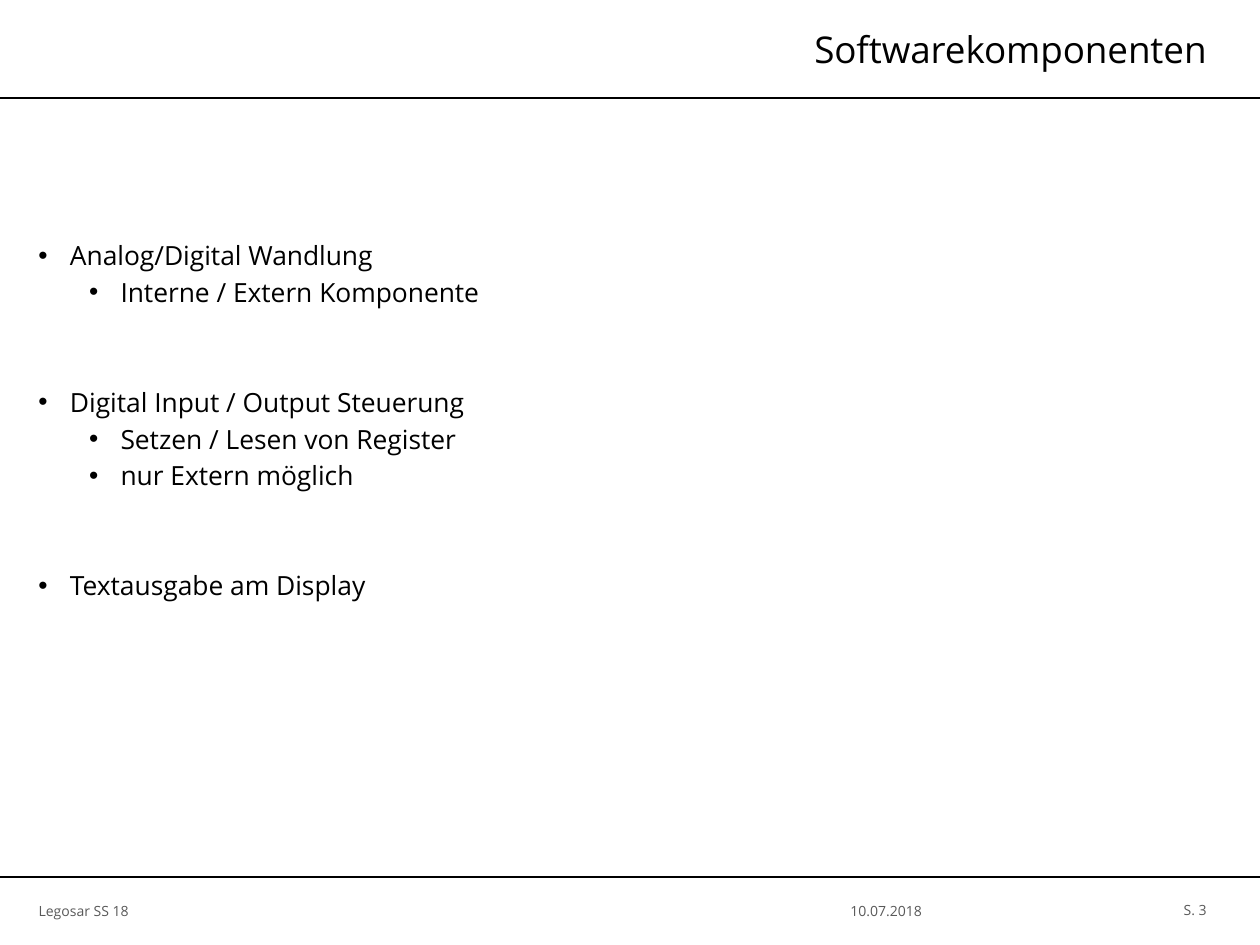
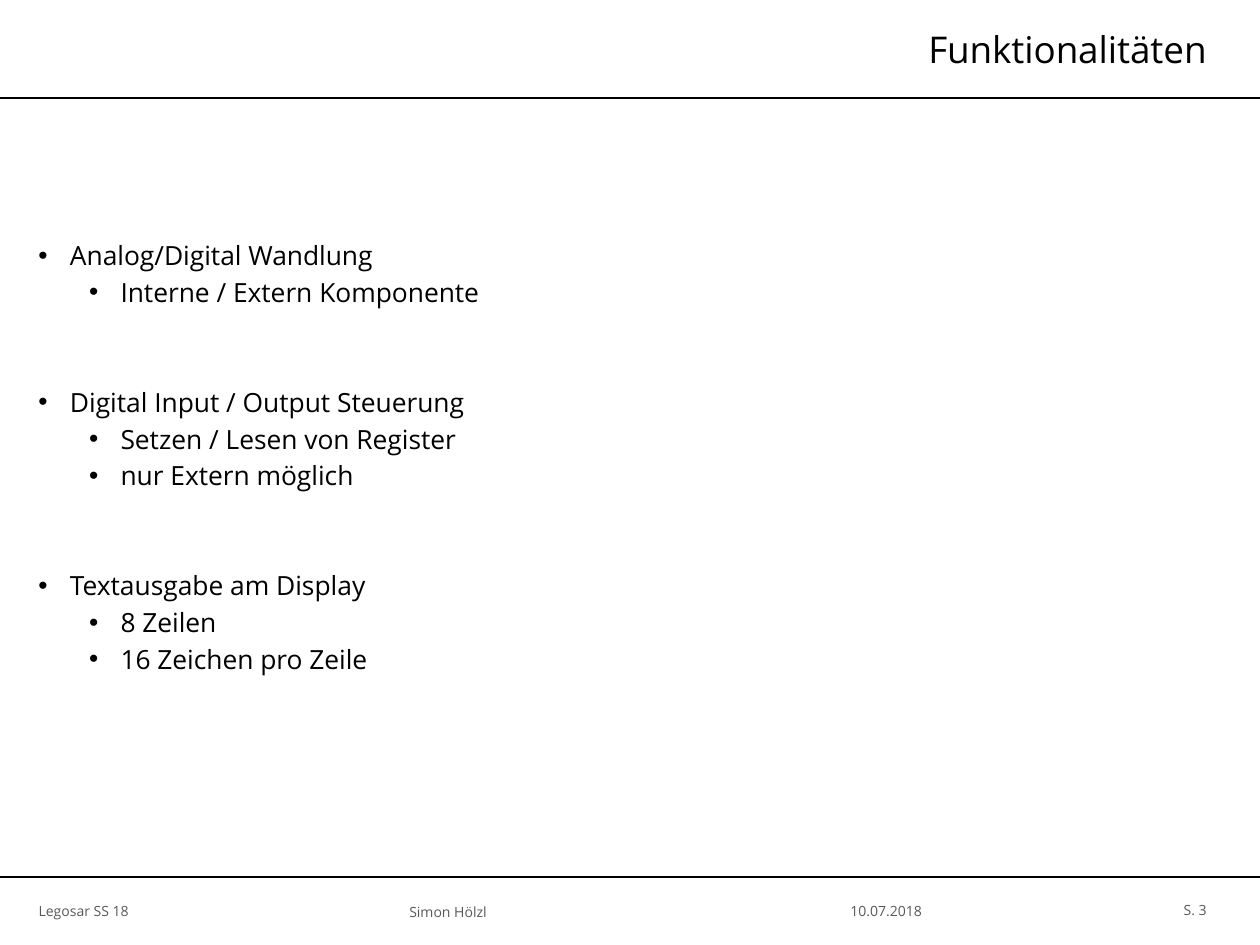
Before and after one commit to SimH1993/OTHR_AUTOSARSS18, a slide deck: slide 3 of Präsentation/Legosar_Master.pptx. Drawn at 1260x945 pixels with LibreOffice and Linux fonts; fonts in the diff are those of the drawing; background and template pictures are left out. Boxes give left, top, right and bottom in pixels: in the first picture for what was removed or moved away, otherwise in the second. Text is boxed around its words. In the diff, an @@ line names an element or a change of style, - is before the commit and + after.

```diff
--- a/Präsentation/Legosar_Master.pptx
+++ b/Präsentation/Legosar_Master.pptx
@@ title at [928, 35, 1206, 64]: text changed @@
-Softwarekomponenten
+Funktionalitäten
@@ text at [121, 612, 367, 676]: paragraphs added @@
+  • 8 Zeilen
+  • 16 Zeichen pro Zeile
@@ text added at [409, 906, 486, 917], 6 pt, text #595959 @@
+Simon Hölzl
```
Also in this commit, not shown: 27 other slides changed, 7 slides added.
